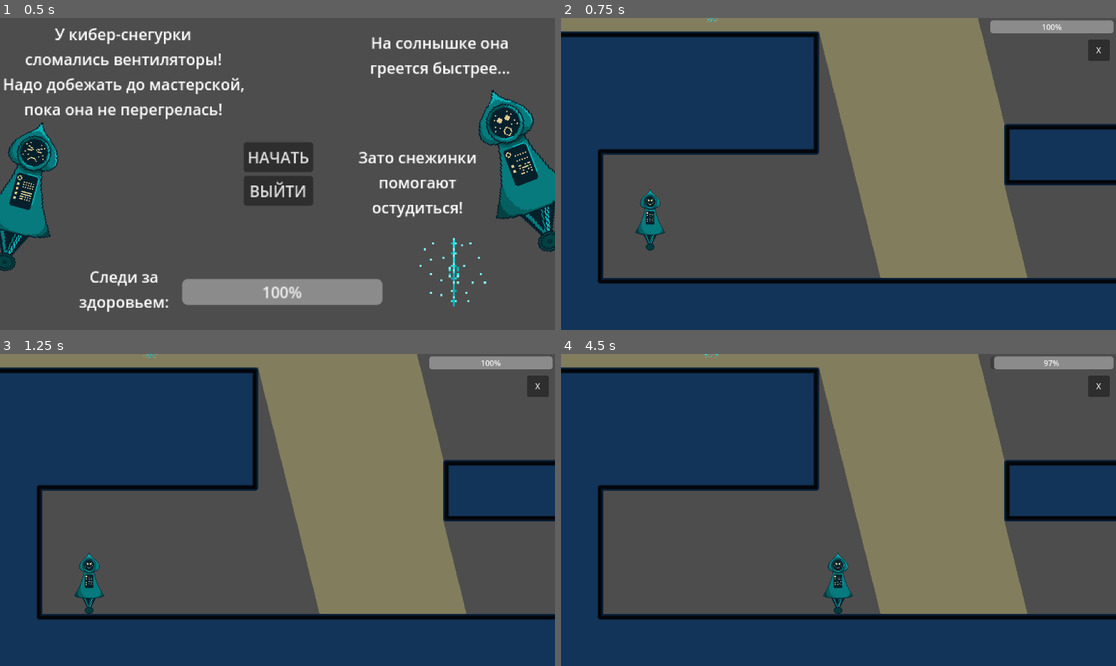
Above: before the commit, frames 1-4 (two rows, left to right).
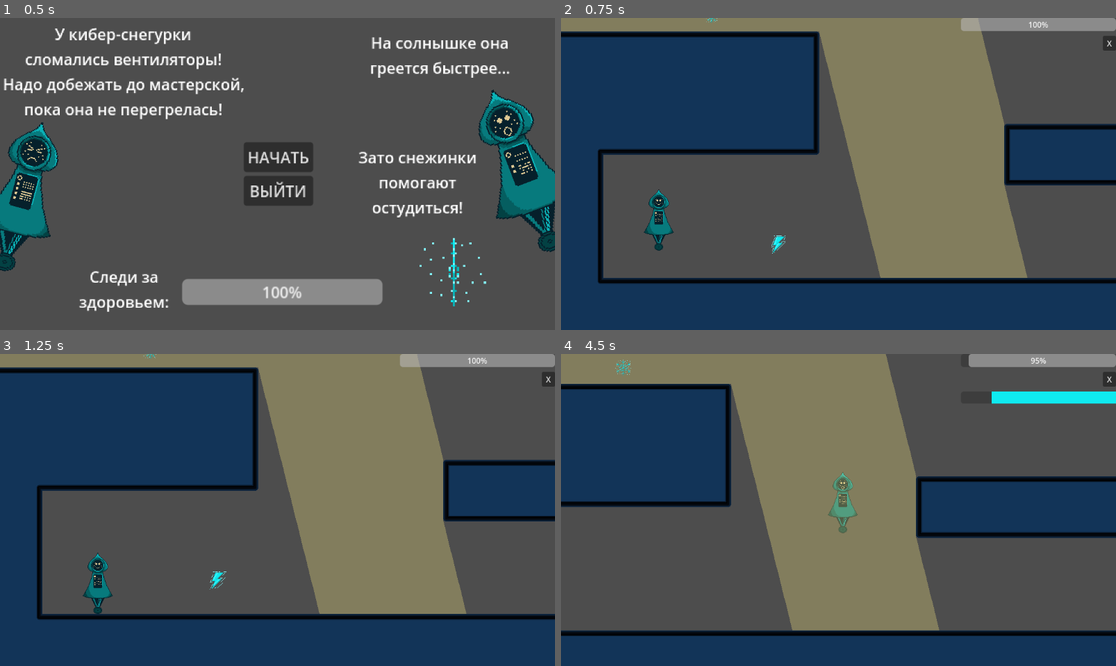
Above: after the commit, the same moments.

Repository: Null-oh/snegurka
Game: Godot game, scene res://assets/menu.tscn
Two runs of this game, one before a commit and one after it. Both use one fixed random seed, a clock stepped at 60 frames per second and the inputs below. Sound files missing from this copy of the repository are replaced by a short silence.
Inputs:
- Up to frame 1 (0.5 s): no input
- Up to frame 2 (0.75 s): click "НАЧАТЬ" at 0.5 s
- Up to frame 3 (1.25 s): no input
- Up to frame 4 (4.5 s): click "X" at 1.25 s; click "ПРОДОЛЖИТЬ" at 2 s; tap Enter (ui_accept) at 2.75, 2.85, 3.02, 3.32, 3.6, 3.77, 4.07, 4.35 s; hold Right (ui_right) 2.78-4.28 s; hold Left (ui_left) from 4.28 s (still down)

Frame 1 is identical in both runs. In frame 2, 1.7% of the frame differs, in the area x 13-100%, y 0-76%; in frame 3, 1.7%; in frame 4, 46%, in the area x 0-100%, y 0-91%.
Error after the commit: Invalid assignment of property or key 'paused' with value of type 'bool' on a base object of type 'Node (Global.gd)'. (res://scripts/menu.gd:5)

Commit message:
sounds+tweens+bonuses

Diff:
--- a/assets/cog.tscn
+++ b/assets/cog.tscn
@@ -1,7 +1,8 @@
-[gd_scene load_steps=9 format=3 uid="uid://bj2yr8twkvon7"]
+[gd_scene load_steps=10 format=3 uid="uid://bj2yr8twkvon7"]
 
 [ext_resource type="Script" path="res://scripts/cog.gd" id="1_1sq4q"]
 [ext_resource type="Texture2D" uid="uid://bmxctvkt1qira" path="res://img/cog.png" id="1_nly4s"]
+[ext_resource type="AudioStream" uid="uid://dxwfxkkgavbbv" path="res://audio/workbench_1.mp3" id="3_hbcts"]
 
 [sub_resource type="AtlasTexture" id="AtlasTexture_6pkhf"]
 atlas = ExtResource("1_nly4s")
@@ -54,4 +55,9 @@
 [node name="CollisionShape2D" type="CollisionShape2D" parent="."]
 shape = SubResource("CircleShape2D_pke36")
 
+[node name="idle" type="AudioStreamPlayer2D" parent="."]
+stream = ExtResource("3_hbcts")
+autoplay = true
+max_distance = 1000.0
+
 [connection signal="body_entered" from="." to="." method="_on_body_entered"]
--- a/assets/flake.tscn
+++ b/assets/flake.tscn
@@ -1,7 +1,9 @@
-[gd_scene load_steps=9 format=3 uid="uid://bvyx2fginnhag"]
+[gd_scene load_steps=11 format=3 uid="uid://bvyx2fginnhag"]
 
 [ext_resource type="Texture2D" uid="uid://clghmtkm4iwks" path="res://img/flake.png" id="1_6vf01"]
 [ext_resource type="Script" path="res://scripts/flake.gd" id="1_ou4px"]
+[ext_resource type="AudioStream" uid="uid://cpcctlvmae202" path="res://audio/snowflake_1.mp3" id="3_gea1f"]
+[ext_resource type="AudioStream" uid="uid://db0d42shbqr8u" path="res://audio/pick_1 (online-video-cutter.com).mp3" id="3_jv5er"]
 
 [sub_resource type="AtlasTexture" id="AtlasTexture_chvxi"]
 atlas = ExtResource("1_6vf01")
@@ -53,4 +55,12 @@
 [node name="CollisionShape2D" type="CollisionShape2D" parent="."]
 shape = SubResource("CircleShape2D_pp8oo")
 
+[node name="idle" type="AudioStreamPlayer2D" parent="."]
+stream = ExtResource("3_gea1f")
+autoplay = true
+max_distance = 500.0
+
+[node name="pick" type="AudioStreamPlayer2D" parent="."]
+stream = ExtResource("3_jv5er")
+
 [connection signal="body_entered" from="." to="." method="_on_body_entered"]
--- /dev/null
+++ b/assets/interface.tscn
@@ -0,0 +1,57 @@
+[gd_scene load_steps=7 format=3 uid="uid://ca3u41beopkde"]
+
+[ext_resource type="Script" path="res://scripts/interface.gd" id="1_0xjgj"]
+[ext_resource type="PackedScene" uid="uid://cwjipktkdi87p" path="res://assets/health_bar.tscn" id="2_nd6b4"]
+[ext_resource type="PackedScene" uid="uid://de3wyhoowgrjo" path="res://assets/pause.tscn" id="3_kcvtu"]
+[ext_resource type="PackedScene" uid="uid://nux715etjgmp" path="res://assets/fail.tscn" id="4_xsi1a"]
+[ext_resource type="PackedScene" uid="uid://blr3kitjyd1hu" path="res://assets/win.tscn" id="5_66v2i"]
+
+[sub_resource type="StyleBoxFlat" id="StyleBoxFlat_e8kc6"]
+bg_color = Color(0.0588235, 0.917647, 0.941176, 1)
+
+[node name="interface" type="CanvasLayer"]
+script = ExtResource("1_0xjgj")
+
+[node name="pause" parent="." instance=ExtResource("3_kcvtu")]
+offset_left = 528.0
+offset_top = 286.0
+offset_right = -488.0
+offset_bottom = -280.0
+
+[node name="fail" parent="." instance=ExtResource("4_xsi1a")]
+offset_left = 530.0
+offset_top = 281.0
+offset_right = -499.0
+offset_bottom = -281.0
+
+[node name="win" parent="." instance=ExtResource("5_66v2i")]
+offset_left = 534.0
+offset_top = 312.0
+offset_right = -508.0
+offset_bottom = -272.0
+
+[node name="VBoxContainer" type="VBoxContainer" parent="."]
+anchors_preset = 1
+anchor_left = 1.0
+anchor_right = 1.0
+offset_left = -322.0
+offset_bottom = 62.0
+grow_horizontal = 0
+theme_override_constants/separation = 10
+
+[node name="HealthBar" parent="VBoxContainer" instance=ExtResource("2_nd6b4")]
+layout_mode = 2
+
+[node name="pause_butt" type="Button" parent="VBoxContainer"]
+layout_mode = 2
+size_flags_horizontal = 8
+text = " X "
+
+[node name="bonus" parent="VBoxContainer" instance=ExtResource("2_nd6b4")]
+custom_minimum_size = Vector2(0, 25)
+layout_mode = 2
+theme_override_styles/fill = SubResource("StyleBoxFlat_e8kc6")
+show_percentage = false
+script = null
+
+[connection signal="pressed" from="VBoxContainer/pause_butt" to="." method="_on_pause_butt_pressed"]
--- a/assets/level.tscn
+++ b/assets/level.tscn
@@ -1,16 +1,14 @@
-[gd_scene load_steps=19 format=3 uid="uid://byahlqo23lviw"]
+[gd_scene load_steps=17 format=3 uid="uid://byahlqo23lviw"]
 
 [ext_resource type="Script" path="res://scripts/level.gd" id="1_4d2fq"]
 [ext_resource type="PackedScene" uid="uid://c7fj5ra03hh03" path="res://assets/tiles.tscn" id="1_gdu8w"]
 [ext_resource type="Texture2D" uid="uid://bv6wq4o06sugb" path="res://img/sun.png" id="2_0d3jd"]
 [ext_resource type="PackedScene" uid="uid://dnm3ybf42d218" path="res://assets/snegurka.tscn" id="2_j4oty"]
+[ext_resource type="PackedScene" uid="uid://ca3u41beopkde" path="res://assets/interface.tscn" id="2_qo4e0"]
 [ext_resource type="Script" path="res://scripts/Camera2D.gd" id="3_gbsvl"]
 [ext_resource type="Texture2D" uid="uid://b2ivfsktj4jwt" path="res://img/back.png" id="3_hbs3s"]
-[ext_resource type="PackedScene" uid="uid://cwjipktkdi87p" path="res://assets/health_bar.tscn" id="4_evbgh"]
 [ext_resource type="PackedScene" uid="uid://bvyx2fginnhag" path="res://assets/flake.tscn" id="5_ekqhj"]
-[ext_resource type="PackedScene" uid="uid://nux715etjgmp" path="res://assets/fail.tscn" id="5_i1724"]
-[ext_resource type="PackedScene" uid="uid://blr3kitjyd1hu" path="res://assets/win.tscn" id="6_g830a"]
-[ext_resource type="PackedScene" uid="uid://de3wyhoowgrjo" path="res://assets/pause.tscn" id="9_87b1c"]
+[ext_resource type="PackedScene" uid="uid://dnk4mmtv2qbn4" path="res://assets/lightning.tscn" id="10_yodew"]
 [ext_resource type="PackedScene" uid="uid://bj2yr8twkvon7" path="res://assets/cog.tscn" id="12_d58s3"]
 
 [sub_resource type="AtlasTexture" id="AtlasTexture_b3gsm"]
@@ -60,6 +58,8 @@
 [node name="level" type="Node"]
 script = ExtResource("1_4d2fq")
 
+[node name="interface" parent="." instance=ExtResource("2_qo4e0")]
+
 [node name="cog" parent="." instance=ExtResource("12_d58s3")]
 position = Vector2(2341, -4317)
 
@@ -70,45 +70,8 @@
 limit_bottom = 300
 script = ExtResource("3_gbsvl")
 
-[node name="CanvasLayer" type="CanvasLayer" parent="."]
-
-[node name="HealthBar" parent="CanvasLayer" instance=ExtResource("4_evbgh")]
-anchors_preset = 1
-anchor_left = 1.0
-anchor_right = 1.0
-offset_left = -261.0
-offset_top = 5.0
-offset_right = -5.00024
-offset_bottom = 32.0
-grow_horizontal = 0
-
-[node name="pause_butt" type="Button" parent="CanvasLayer"]
-offset_left = 1094.0
-offset_top = 45.0
-offset_right = 1139.0
-offset_bottom = 89.0
-text = "X"
-
-[node name="pause" parent="CanvasLayer" instance=ExtResource("9_87b1c")]
-offset_left = 528.0
-offset_top = 286.0
-offset_right = -488.0
-offset_bottom = -280.0
-
-[node name="fail" parent="CanvasLayer" instance=ExtResource("5_i1724")]
-offset_left = 530.0
-offset_top = 281.0
-offset_right = -499.0
-offset_bottom = -281.0
-
-[node name="win" parent="CanvasLayer" instance=ExtResource("6_g830a")]
-offset_left = 534.0
-offset_top = 312.0
-offset_right = -508.0
-offset_bottom = -272.0
-
 [node name="snegurka" parent="." instance=ExtResource("2_j4oty")]
-position = Vector2(-415, 57)
+position = Vector2(-397, 60)
 JUMP_VELOCITY = -650.0
 
 [node name="Tiles" parent="." instance=ExtResource("1_gdu8w")]
@@ -121,6 +84,8 @@
 texture_filter = 1
 scale = Vector2(2, 2)
 sprite_frames = SubResource("SpriteFrames_ekofi")
+
+[node name="Node" type="Node" parent="backings/back"]
 
 [node name="sun" type="AnimatedSprite2D" parent="backings"]
 texture_filter = 1
@@ -151,4 +116,5 @@
 [node name="flake8" parent="." instance=ExtResource("5_ekqhj")]
 position = Vector2(1152, -3348)
 
-[connection signal="pressed" from="CanvasLayer/pause_butt" to="." method="_on_pause_butt_pressed"]
+[node name="lightning" parent="." instance=ExtResource("10_yodew")]
+position = Vector2(-148, 123)
--- /dev/null
+++ b/assets/level_2.tscn
@@ -0,0 +1,17 @@
+[gd_scene load_steps=4 format=3 uid="uid://bhn2sfsfhhrab"]
+
+[ext_resource type="PackedScene" uid="uid://ca3u41beopkde" path="res://assets/interface.tscn" id="1_v1yme"]
+[ext_resource type="PackedScene" uid="uid://dnm3ybf42d218" path="res://assets/snegurka.tscn" id="2_o2xo7"]
+[ext_resource type="PackedScene" uid="uid://c7fj5ra03hh03" path="res://assets/tiles.tscn" id="3_fwta4"]
+
+[node name="level2" type="Node"]
+
+[node name="interface" parent="." instance=ExtResource("1_v1yme")]
+
+[node name="snegurka" parent="." instance=ExtResource("2_o2xo7")]
+position = Vector2(-70, 48)
+
+[node name="Camera2D" type="Camera2D" parent="snegurka"]
+
+[node name="Tiles" parent="." instance=ExtResource("3_fwta4")]
+layer_0/tile_data = PackedInt32Array(196606, 65536, 0, 196607, 65536, 0, 131072, 65536, 0, 131073, 65536, 0, 131074, 65536, 0, 131075, 65536, 0, 131076, 65536, 0, 131077, 65536, 0, 131078, 65536, 0, 131079, 65536, 0, 131080, 65536, 0, 131081, 65536, 0, 131082, 65536, 0, 196605, 196608, 0, 131069, 0, 2, 65533, 0, 2, -3, 0, 2, -65539, 131072, 1, -65538, 196608, 1, -65537, 196608, 1, -131072, 196608, 1, -131071, 196608, 1, -131070, 196608, 1, -131069, 196608, 1, -131068, 196608, 1, -131067, 196608, 1, -131066, 196608, 1, -131065, 196608, 1, -131064, 196608, 1, -131063, 196608, 1, -131062, 196608, 1)
--- /dev/null
+++ b/assets/lightning.tscn
@@ -0,0 +1,57 @@
+[gd_scene load_steps=9 format=3 uid="uid://dnk4mmtv2qbn4"]
+
+[ext_resource type="Script" path="res://scripts/lightning.gd" id="1_8i5qd"]
+[ext_resource type="Texture2D" uid="uid://c0qybeo2sxidd" path="res://img/lightning.png" id="1_cu8qn"]
+
+[sub_resource type="AtlasTexture" id="AtlasTexture_ojum7"]
+atlas = ExtResource("1_cu8qn")
+region = Rect2(0, 0, 37, 37)
+
+[sub_resource type="AtlasTexture" id="AtlasTexture_vjwfy"]
+atlas = ExtResource("1_cu8qn")
+region = Rect2(37, 0, 37, 37)
+
+[sub_resource type="AtlasTexture" id="AtlasTexture_aj78c"]
+atlas = ExtResource("1_cu8qn")
+region = Rect2(0, 37, 37, 37)
+
+[sub_resource type="AtlasTexture" id="AtlasTexture_gkiw4"]
+atlas = ExtResource("1_cu8qn")
+region = Rect2(37, 37, 37, 37)
+
+[sub_resource type="SpriteFrames" id="SpriteFrames_aflf1"]
+animations = [{
+"frames": [{
+"duration": 1.0,
+"texture": SubResource("AtlasTexture_ojum7")
+}, {
+"duration": 1.0,
+"texture": SubResource("AtlasTexture_vjwfy")
+}, {
+"duration": 1.0,
+"texture": SubResource("AtlasTexture_aj78c")
+}, {
+"duration": 1.0,
+"texture": SubResource("AtlasTexture_gkiw4")
+}],
+"loop": true,
+"name": &"default",
+"speed": 5.0
+}]
+
+[sub_resource type="CircleShape2D" id="CircleShape2D_ljgd3"]
+radius = 20.0
+
+[node name="lightning" type="Area2D"]
+script = ExtResource("1_8i5qd")
+
+[node name="AnimatedSprite2D" type="AnimatedSprite2D" parent="."]
+texture_filter = 1
+sprite_frames = SubResource("SpriteFrames_aflf1")
+frame = 3
+frame_progress = 0.738755
+
+[node name="CollisionShape2D" type="CollisionShape2D" parent="."]
+shape = SubResource("CircleShape2D_ljgd3")
+
+[connection signal="body_entered" from="." to="." method="_on_body_entered"]
--- a/assets/snegurka.tscn
+++ b/assets/snegurka.tscn
@@ -1,7 +1,9 @@
-[gd_scene load_steps=16 format=3 uid="uid://dnm3ybf42d218"]
+[gd_scene load_steps=18 format=3 uid="uid://dnm3ybf42d218"]
 
-[ext_resource type="Script" path="res://scripts/snegurka.gd" id="1_y7vnn"]
+[ext_resource type="Script" path="res://scripts/snegurka2.gd" id="1_btk5a"]
 [ext_resource type="Texture2D" uid="uid://cfgnvslxijkwv" path="res://img/снегурка.png" id="2_685m8"]
+[ext_resource type="AudioStream" uid="uid://yehsrg1yavxv" path="res://audio/sizzle_1.mp3" id="3_2cmap"]
+[ext_resource type="AudioStream" uid="uid://cjgn2fgehw4fl" path="res://audio/crash.wav" id="4_u5kqh"]
 
 [sub_resource type="AtlasTexture" id="AtlasTexture_dlk58"]
 atlas = ExtResource("2_685m8")
@@ -106,7 +108,7 @@
 }]
 
 [node name="snegurka" type="CharacterBody2D"]
-script = ExtResource("1_y7vnn")
+script = ExtResource("1_btk5a")
 
 [node name="CollisionPolygon2D" type="CollisionPolygon2D" parent="."]
 polygon = PackedVector2Array(-31, 24, -11, -25, -21, -32, -21, -38, 0, -64, 21, -38, 21, -32, 11, -25, 31, 24, 6, 63, -6, 63)
@@ -116,4 +118,10 @@
 sprite_frames = SubResource("SpriteFrames_o8d5l")
 animation = &"death"
 
+[node name="sizzle" type="AudioStreamPlayer2D" parent="."]
+stream = ExtResource("3_2cmap")
+
+[node name="death" type="AudioStreamPlayer2D" parent="."]
+stream = ExtResource("4_u5kqh")
+
 [connection signal="animation_finished" from="AnimatedSprite2D" to="." method="_on_animated_sprite_2d_animation_finished"]
--- a/menu_sn.gd
+++ b/menu_sn.gd
@@ -2,11 +2,6 @@
 
 @export var which:String
 
-func _ready():
-	pass # Replace with function body.
-
-
-# Called every frame. 'delta' is the elapsed time since the previous frame.
 func _process(delta):
 	match which:
 		"default": self.play("default")
--- a/scripts/Global.gd
+++ b/scripts/Global.gd
@@ -1,5 +1,8 @@
 extends Node
 
 var health = 100
-var paused = false
 var won = false
+
+var speed = 1
+
+var got_bonus = false
--- a/scripts/cog.gd
+++ b/scripts/cog.gd
@@ -1,15 +1,12 @@
 extends Area2D
 @onready var Sprite = $AnimatedSprite2D
+@onready var sound = $idle
 
-# Called when the node enters the scene tree for the first time.
-func _ready():
-	pass # Replace with function body.
+func ready():
+	sound.play
 
-
-# Called every frame. 'delta' is the elapsed time since the previous frame.
 func _process(delta):
 	Sprite.play("default")
-
 
 func _on_body_entered(body):
 	if body.name == "snegurka":
--- a/scripts/flake.gd
+++ b/scripts/flake.gd
@@ -1,11 +1,22 @@
 extends Area2D
 @onready var Sprite = $AnimatedSprite2D
+@onready var idle_sound = $idle
+@onready var pick_sound = $pick
+@onready var done = false
 
 func _ready():
 	Sprite.play("default")
 
 func _on_body_entered(body):
 	if body.name == "snegurka":
-		if Global.health <90: Global.health += 10
-		else: Global.health = 100
+		if not done:
+			if Global.health < 90:
+				Global.health += 10
+			else:
+				Global.health = 100
+			pick_sound.play()
+			idle_sound.stop()
+			done = true
+		self.visible = false
+		await pick_sound.finished
 		self.queue_free()
--- a/scripts/health_bar.gd
+++ b/scripts/health_bar.gd
@@ -1,7 +1,4 @@
 extends ProgressBar
 
 func _ready():
-	self.value = Global.health
-
-func _process(delta):
-	self.value = Global.health
+	self.value = 100
--- /dev/null
+++ b/scripts/interface.gd
@@ -0,0 +1,51 @@
+extends CanvasLayer
+
+@onready var health_bar = $VBoxContainer/HealthBar
+@onready var pause_btn = $VBoxContainer/pause_butt
+@onready var pause = $pause
+@onready var fail = $fail
+@onready var win = $win
+@onready var bonus = $VBoxContainer/bonus
+
+func _ready():
+	health_bar.value = Global.health
+	pause.visible = false
+	fail.visible = false
+	win.visible = false
+	bonus.visible = false
+	bonus.value = 100
+
+	Engine.time_scale = 1
+
+func _process(delta):
+	health_bar.value = Global.health
+
+	if Global.health <= 0:
+		failure()
+
+	if Global.won:
+		won()
+
+	if Global.got_bonus:
+		_bonus()
+		Global.got_bonus = false
+
+func _on_pause_butt_pressed():
+	Engine.time_scale = 0
+	pause.visible = true
+
+func failure():
+	Engine.time_scale = 0
+	fail.visible = true
+
+func won():
+	Engine.time_scale = 0
+	win.visible = true
+
+func _bonus():
+	bonus.visible = true
+	var bonus_tween = create_tween()
+	bonus_tween.tween_property(bonus, "value", 0, 5.0)
+	await bonus_tween.finished
+	bonus.visible = false
+	Global.got_bonus = false
--- a/scripts/level.gd
+++ b/scripts/level.gd
@@ -3,30 +3,9 @@
 @onready var back = $back
 @onready var camera = $Camera2D
 
-@onready var pause = $CanvasLayer/pause
-@onready var fail = $CanvasLayer/fail
-@onready var win = $CanvasLayer/win
 
 func _ready():
-	pause.hide()
-	fail.hide()
-	win.hide()
+	Global.speed = 1
+	Global.health = 100
 
-func _process(delta):
-	if Global.paused == true:
-		pause.show()
-		Engine.time_scale = 0
-	elif Global.paused == false:
-		pause.hide()
-		Engine.time_scale = 1
-
-	if Global.health <= 0:
-		fail.show()
-		Engine.time_scale = 0
-
-	if Global.won == true:
-		win.show()
-		Engine.time_scale = 0
-
-func _on_pause_butt_pressed():
-	Global.paused = true
+func _process(delta): pass
--- /dev/null
+++ b/scripts/lightning.gd
@@ -0,0 +1,21 @@
+extends Area2D
+
+@onready var sprite = $AnimatedSprite2D
+@onready var area = $CollisionShape2D
+
+func _ready():
+	add_to_group("bonuses")
+	sprite.play("default")
+
+func _process(delta):
+	pass
+
+func _on_body_entered(body):
+	if body.name == "snegurka":
+		Global.got_bonus = true
+		self.visible = false
+		Global.speed = 2
+		await get_tree().create_timer(5.0).timeout
+		Global.speed = 1
+		Global.got_bonus = false
+		self.queue_free()
--- a/scripts/pause.gd
+++ b/scripts/pause.gd
@@ -1,8 +1,8 @@
 extends Control
 
 func _on_resume_pressed():
-	Global.paused = false
-
+	Engine.time_scale = 1
+	self.visible = false
 
 func _on_exit_pressed():
 	get_tree().change_scene_to_file("res://assets/menu.tscn")
--- a/scripts/snegurka.gd
+++ b/scripts/snegurka.gd
@@ -1,52 +1,94 @@
 extends CharacterBody2D
+
+
 const SPEED = 300.0
 @export var JUMP_VELOCITY = -400.0
 
 @onready var Sprite = $AnimatedSprite2D
 var tilemap: TileMap
-@onready var hold:float = 0.0
+
+@onready var hold: float = 0.0
+
 var dead = false
+
+@onready var sizzle_sound = $sizzle
+var can_sizzle = true
+
+@onready var ded = $death
+var can_ded = true
 
 var gravity = ProjectSettings.get_setting("physics/2d/default_gravity")
 
 func _ready():
 	tilemap = get_parent().get_node("Tiles")
+	can_ded = true
 
 func is_in_light() -> bool:
 	var cell_pos = tilemap.local_to_map(global_position)
 	var source_id = tilemap.get_cell_source_id(0, Vector2i(cell_pos.x, cell_pos.y))
-	if source_id == 1: return true
+	if source_id == 1:
+		return true
 	return false
 
 func _physics_process(delta):
 	hold += delta
-	if Global.health <= 0: dead = true
+
+	if Global.health <= 0:
+		dead = true
+
 	is_in_light()
+
 	if dead == false:
-		if is_in_light()==true:
-			if Sprite.animation != "hurt":
-				Sprite.play("hurt")
-			if hold >= 0.3:
-				Global.health -= 1
-				hold = 0.0
-		elif is_in_light()==false:
-			if Sprite.animation != "idle":
-				Sprite.play("idle")
-			if hold >= 1.0:
-				Global.health -= 1
-				hold = 0.0
+
+		if Engine.time_scale == 1:
+			if is_in_light() == true:
+				if can_sizzle:
+					can_sizzle = false
+					sizzle_sound.play()
+					await sizzle_sound.finished
+					can_sizzle = true
+
+				if Sprite.animation != "hurt":
+					Sprite.play("hurt")
+
+				if hold >= 0.3:
+					Global.health -= 1
+					hold = 0.0
+
+			elif is_in_light() == false:
+
+				if sizzle_sound.playing:
+					sizzle_sound.stop()
+					can_sizzle = true
+
+				if Sprite.animation != "idle":
+					Sprite.play("idle")
+
+				if hold >= 1.0:
+					Global.health -= 1
+					hold = 0.0
+
 	elif dead == true:
+
+		sizzle_sound.stop()
+		can_sizzle = true
+
+		if can_ded:
+			ded.play()
+			can_ded = false
+
 		if Sprite.animation != "death":
 			Sprite.play("death")
 
 	if not is_on_floor():
 		velocity.y += gravity * delta
+
 	if dead == false:
 		if Input.is_action_just_pressed("ui_accept") and is_on_floor():
 			velocity.y = JUMP_VELOCITY
 		var direction = Input.get_axis("ui_left", "ui_right")
 		if direction:
-			velocity.x = direction * SPEED
+			velocity.x = direction * SPEED * Global.speed
 		else:
-			velocity.x = move_toward(velocity.x, 0, SPEED)
+			velocity.x = move_toward(velocity.x, 0, SPEED * Global.speed)
 		move_and_slide()
--- /dev/null
+++ b/scripts/snegurka2.gd
@@ -0,0 +1,96 @@
+extends CharacterBody2D
+
+const SPEED = 300.0
+@export var JUMP_VELOCITY = -400.0
+
+@onready var Sprite = $AnimatedSprite2D
+var tilemap: TileMap
+
+@onready var hold: float = 0.0
+
+var dead = false
+
+@onready var sizzle_sound = $sizzle
+var can_sizzle = true
+
+@onready var ded = $death
+var can_ded = true
+
+var gravity = ProjectSettings.get_setting("physics/2d/default_gravity")
+
+
+func _ready():
+	tilemap = get_parent().get_node("Tiles")
+	can_ded = true
+
+
+func _physics_process(delta):
+	hold += delta
+
+	if Global.health <= 0:
+		dead = true
+
+	is_in_light()
+
+	match dead:
+		true:
+			sizzle_sound.stop()
+			can_sizzle = true
+
+			if can_ded:
+				ded.play()
+				can_ded = false
+
+			if Sprite.animation != "death":
+				Sprite.play("death")
+
+		false:
+			match is_in_light():
+				true:
+					if can_sizzle:
+						can_sizzle = false
+						sizzle_sound.play()
+						await sizzle_sound.finished
+						can_sizzle = true
+
+					if Sprite.animation != "hurt":
+						Sprite.play("hurt")
+
+					if hold >= 0.3:
+						Global.health -= 1
+						hold = 0.0
+
+				false:
+					if sizzle_sound.playing:
+						sizzle_sound.stop()
+						can_sizzle = true
+
+					if Sprite.animation != "idle":
+						Sprite.play("idle")
+
+					if hold >= 1.0:
+						Global.health -= 1
+						hold = 0.0
+
+
+			if Input.is_action_just_pressed("ui_accept") and is_on_floor():
+				velocity.y = JUMP_VELOCITY
+
+			var direction = Input.get_axis("ui_left", "ui_right")
+			if direction:
+				velocity.x = direction * SPEED * Global.speed
+			else:
+				velocity.x = move_toward(velocity.x, 0, SPEED * Global.speed)
+
+			move_and_slide()
+
+	if not is_on_floor():
+		velocity.y += gravity * delta
+
+
+func is_in_light() -> bool:
+	var cell_pos = tilemap.local_to_map(global_position)
+	var source_id = tilemap.get_cell_source_id(0, Vector2i(cell_pos.x, cell_pos.y))
+	if source_id == 1:
+		return true
+	return false
Not shown, added: audio/crash.wav.import
Not shown, added: audio/lowhp_1.mp3.import
Not shown, added: audio/pick_1 (online-video-cutter.com).mp3.import
Not shown, added: audio/pick_1.mp3.import
Not shown, added: audio/sizzle_1.mp3.import
Not shown, added: audio/snowflake_1.mp3.import
Not shown, added: audio/workbench_1.mp3.import
Binary file added: img/lightning.png
Not shown, added: img/lightning.png.import
Not shown, added: assets/snowflake.flac
Not shown, added: assets/workbench.flac
Not shown, added: audio/crash.wav
(and 7 more such lines)
